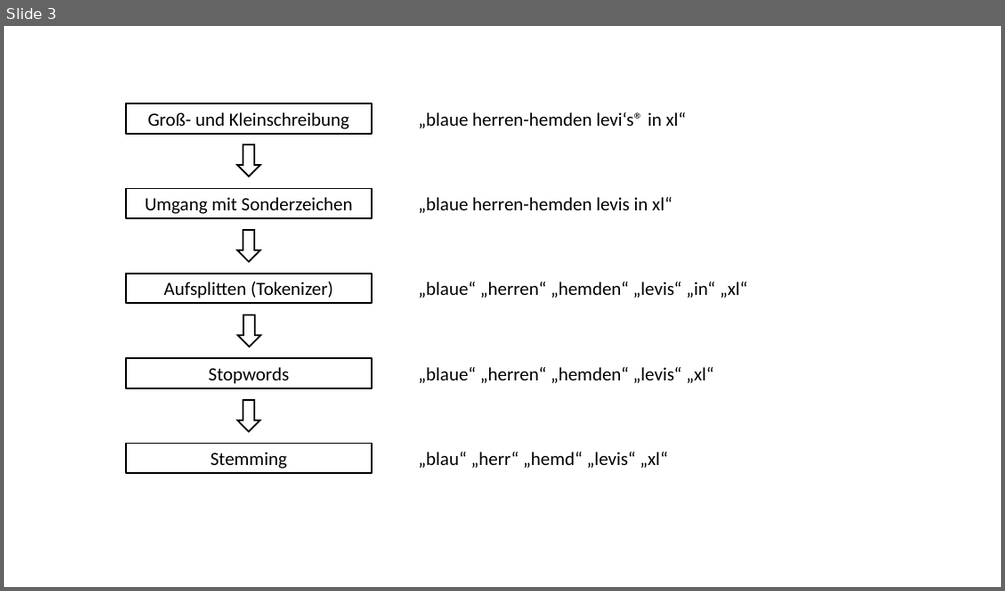
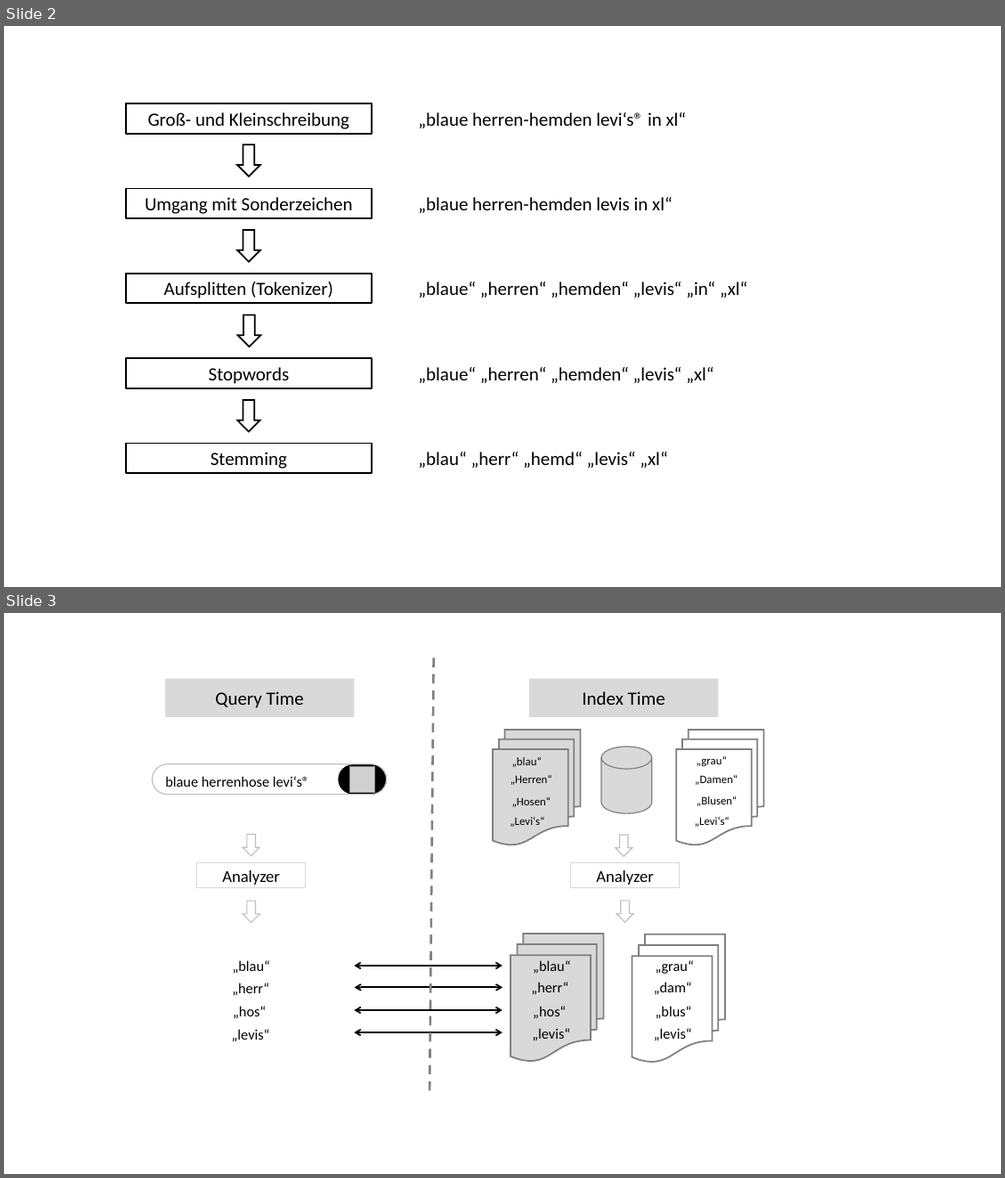
Before and after one commit to KotschM/LATEX_Bachelorarbeit, a slide deck: images/Bilder.pptx. Shown one above the other, each under a label of ours: slide 3 before the commit, slides 2 and 3 after it. The pictures are 1005x591 and 1005x1178 pixels, drawn with LibreOffice and Linux fonts; fonts in the diff are those of the drawing; grey boxes stand for pictures. Boxes give left, top, right and bottom in pixels: in the first picture for what was removed or moved away, otherwise in the second. Text is boxed around its words. In the diff, an @@ line names an element or a change of style, - is before the commit and + after.

```diff
--- a/images/Bilder.pptx
+++ b/images/Bilder.pptx
@@ slide 3 added at <box>4,613,1001,1174</box>, background #FFFFFF @@
@@ group added at <box>152,657,764,1097</box>: 21 texts, 4 rectangles, 4 down arrows, 4 double arrows, 4 flow chart multidocuments, 2 rounded rectangles, 1 cylinder, 1 picture, 1 line @@
+Query Time
+Index Time
+Analyzer
+Analyzer
+„blau“
+„herr“
+„hos“
+„levis“
+blaue herrenhose levi‘s®
+„blau“
+„herr“
+„hos“
+„levis“
+„grau“
+„dam“
+„blus“
+„levis“
+„blau“
+„Herren“
+„Hosen“
+„Levi‘s“
+„grau“
+„Damen“
+„Blusen“
+„Levi‘s“
@@ what was slide 3 is now slide 2 @@
```
Also in this commit, not shown: 1 other slide added, 1 slide removed, 6 other files.
